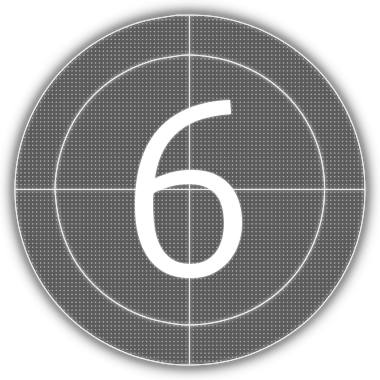
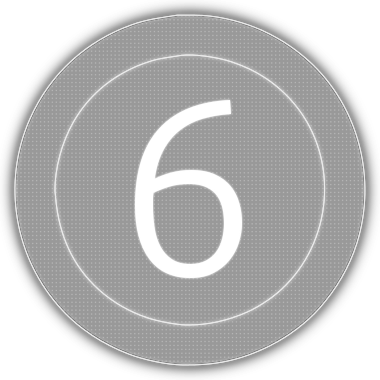
Before/after of a 380px x 380px layered artwork. What changed in the layer stack:
removed layer "Horizontal line copy" over [13,184,367,195]
removed layer "Horizontal line" over [15,189,365,190]
removed layer "Vertcial line copy" over [184,13,195,367]
removed layer "Vertcial line" over [189,15,190,365]
removed layer "Dots copy" over [16,15,364,365]
"Circle": opacity 80% → 50% over [15,15,365,365]
